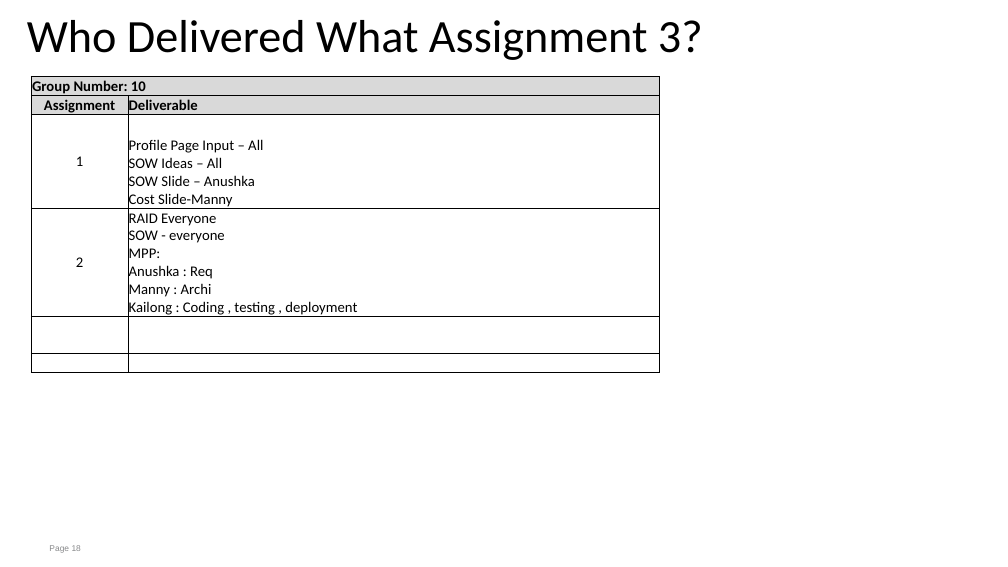
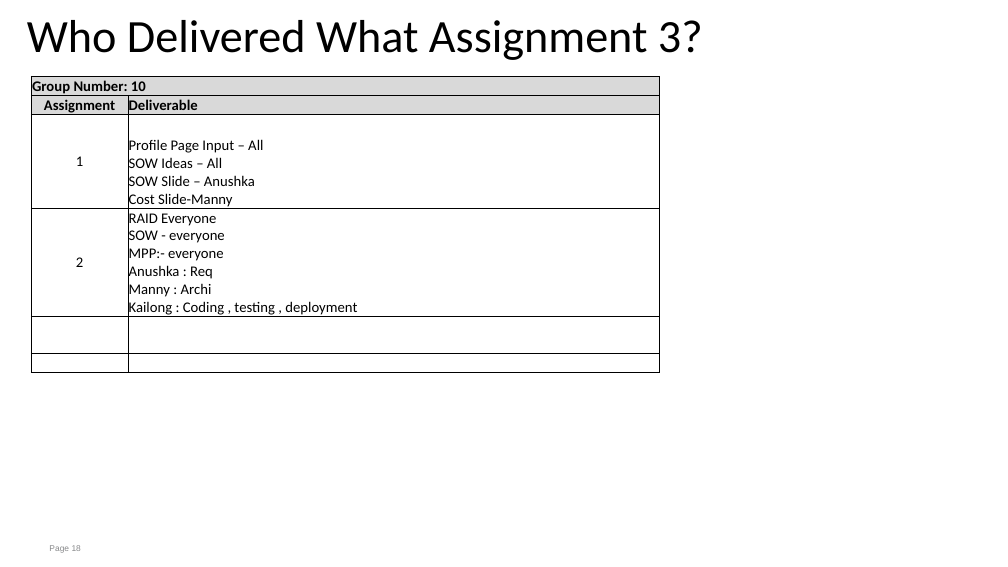
Before and after one commit to dkl520/cs7315_project, a slide deck: slide 18 of 3/group2 - proj3 (1).pptx. Drawn at 1008x567 pixels with LibreOffice and Linux fonts; fonts in the diff are those of the drawing. Boxes give left, top, right and bottom in pixels: in the first picture for what was removed or moved away, otherwise in the second. Text is boxed around its words. In the diff, an @@ line names an element or a change of style, - is before the commit and + after.

```diff
--- a/3/group2 - proj3 (1).pptx
+++ b/3/group2 - proj3 (1).pptx
@@ table at bbox=[31, 76, 659, 371] @@
-row 4, column 2: RAID Everyone / SOW - everyone / MPP: / Anushka : Req / Manny : Archi / Kailong : Coding , testing , deployment
+row 4, column 2: RAID Everyone / SOW - everyone / MPP:- everyone / Anushka : Req / Manny : Archi / Kailong : Coding , testing , deployment
```
Also in this commit, not shown: 1 other slide changed.
